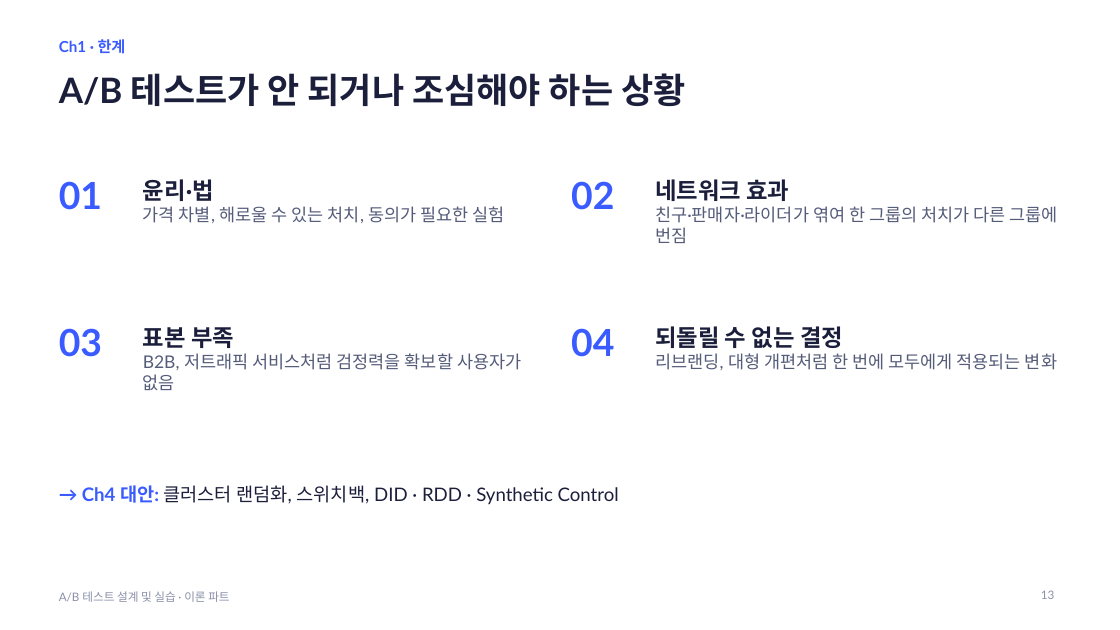
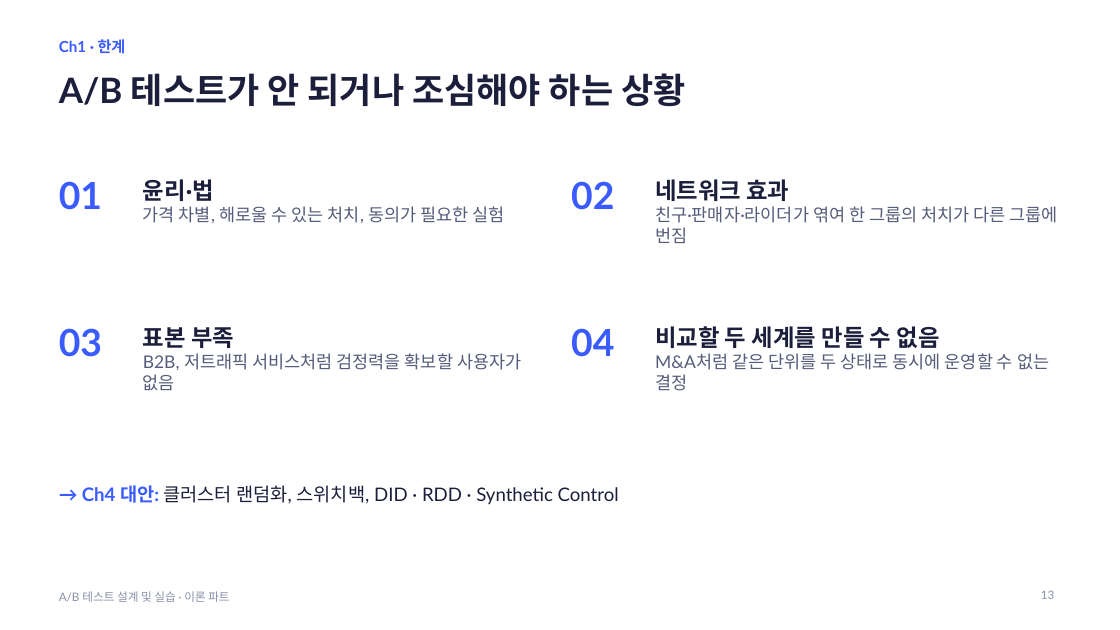
Before and after one commit to JungYeoni/quickmart-lab-rats, a slide deck: slide 13 of docs/lecture/ab-testing-theory.pptx. Drawn at 1120x630 pixels with LibreOffice and Linux fonts; fonts in the diff are those of the drawing. Boxes give left, top, right and bottom in pixels: in the first picture for what was removed or moved away, otherwise in the second. Text is boxed around its words. In the diff, an @@ line names an element or a change of style, - is before the commit and + after.

Commit message:
docs: 이론 PPT에 위키 04·05편과 실습 대비 슬라이드 반영
- 실습 사례 대비 비열등성 검정, 비율 지표 구성 효과, 트리거 분석 추가, 굿하트의 법칙 복원
- 위키 04편(실험 조직 원칙, 성숙도 모델)과 05편(실험 단위, 식별자, 반복 노출) 반영
- 가이드 덱 제작 기록 갱신

```diff
--- a/docs/lecture/ab-testing-theory.pptx
+++ b/docs/lecture/ab-testing-theory.pptx
@@ text at (x1=655, y1=326, x2=1049, y2=391): text changed @@
-되돌릴 수 없는 결정
-리브랜딩, 대형 개편처럼 한 번에 모두에게 적용되는 변화
+비교할 두 세계를 만들 수 없음
+M&A처럼 같은 단위를 두 상태로 동시에 운영할 수 없는 결정
```
Also in this commit, not shown: 10 other slides changed, 8 slides added, 1 other file.
